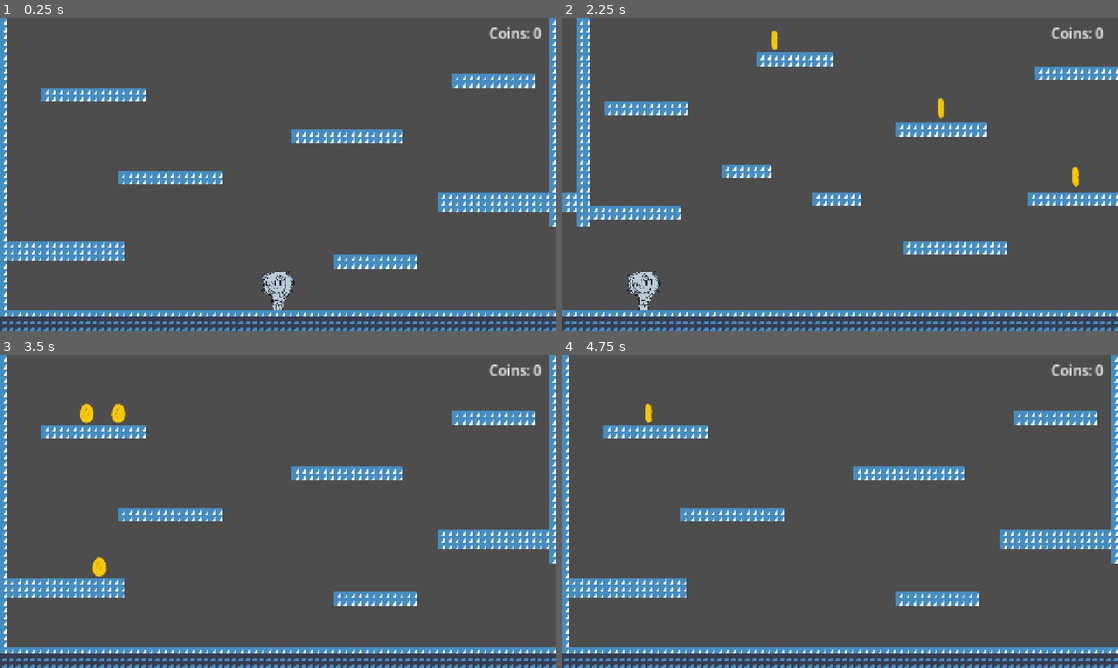
Above: before the commit, frames 1-4 (two rows, left to right).
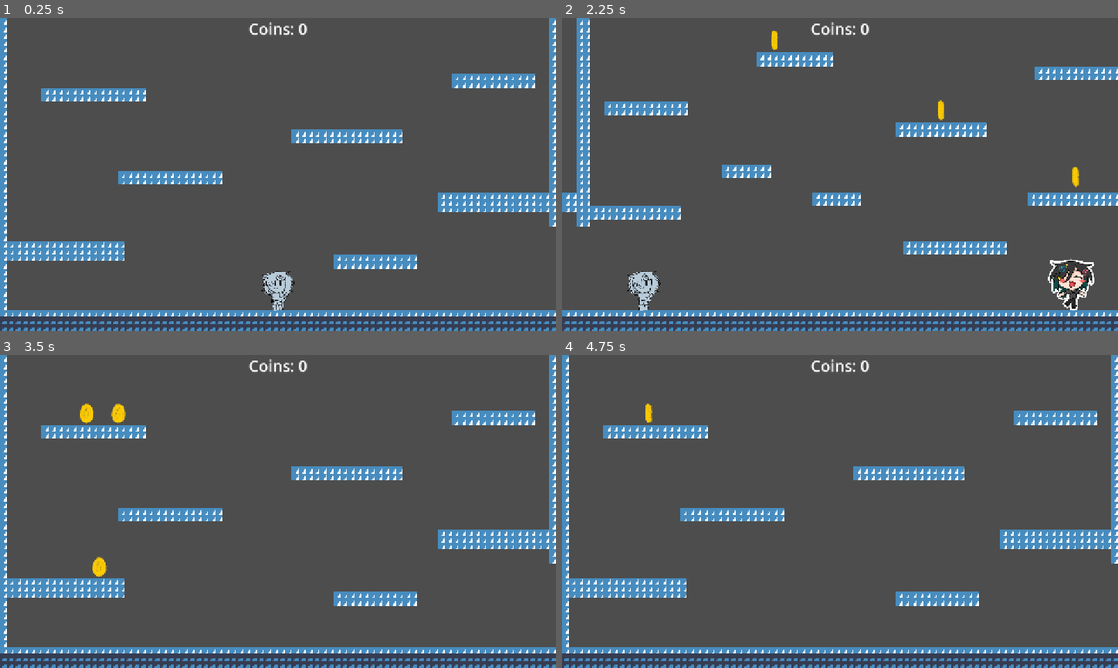
Above: after the commit, the same moments.

Repository: stkm106/coin-platformer_godot
Game: Godot game, scene res://scenes/main_game.tscn
Two runs of this game, one before a commit and one after it. Both use one fixed random seed, a clock stepped at 60 frames per second and the inputs below. The engine's default icon, where the game draws it, is replaced by a stand-in: a white triangle on a blue panel in a dark square. Sound files missing from this copy of the repository are replaced by a short silence.
Inputs:
- Up to frame 1 (0.25 s): no input
- Up to frame 2 (2.25 s): tap Enter at 0.5 s; hold D (right) 0.53-2.03 s; tap Space (jump) at 0.77, 1.52 s; hold A (left) from 2.03 s (still down)
- Up to frame 3 (3.5 s): release A (left) at 2.78 s; hold D (right) from 2.78 s (still down); tap Space (jump) at 3.02 s
- Up to frame 4 (4.75 s): tap Space (jump) at 3.77, 4.52 s; release D (right) at 4.28 s; hold A (left) from 4.28 s (still down)

The runs differ from the first frame. In frame 1, 0.4% of the frame differs, in the area x 44-98%, y 1-94%; in frame 2, 1.1%, in the area x 14-98%, y 1-94%; in frame 3, 0.4%; in frame 4, 0.4%.

Commit message:
add npc and alien (april)

Diff:
--- /dev/null
+++ b/scenes/april.tscn
@@ -0,0 +1,19 @@
+[gd_scene format=3 uid="uid://cdutyi0iolur8"]
+
+[ext_resource type="Script" uid="uid://cyqh3x3aishat" path="res://scripts/april.gd" id="1_jdfi7"]
+[ext_resource type="Texture2D" uid="uid://be72tm30xrgi6" path="res://assets/sticcu/april.png" id="2_x13fn"]
+
+[sub_resource type="CircleShape2D" id="CircleShape2D_hhk8r"]
+radius = 6.166667
+
+[node name="April" type="Area2D" unique_id=1676754658]
+script = ExtResource("1_jdfi7")
+
+[node name="AprilSprite" type="Sprite2D" parent="." unique_id=1193384430]
+position = Vector2(0, -3)
+scale = Vector2(0.16, 0.16)
+texture = ExtResource("2_x13fn")
+
+[node name="CollisionShape2D" type="CollisionShape2D" parent="." unique_id=938599231]
+scale = Vector2(6, 6)
+shape = SubResource("CircleShape2D_hhk8r")
--- a/scenes/game_map.tscn
+++ b/scenes/game_map.tscn
@@ -97,6 +97,7 @@
 [node name="CoinSpawn" type="Node2D" parent="Map1" unique_id=931691444]
 script = ExtResource("2_tyn2t")
 coin_scene = ExtResource("3_anrn8")
+bad_coin_chance = 0.0
 
 [node name="SpawnPoints" type="Node2D" parent="Map1/CoinSpawn" unique_id=1150469087]
 
@@ -160,7 +161,7 @@
 position = Vector2(1421, 161)
 
 [node name="MarkerMR" type="Marker2D" parent="Map2/CoinSpawn2/SpawnPoints" unique_id=839179669]
-position = Vector2(2105, 207)
+position = Vector2(2105, 212)
 
 [node name="MarkerBR" type="Marker2D" parent="Map2/CoinSpawn2/SpawnPoints" unique_id=555630642]
 position = Vector2(2415, 365)
--- a/scenes/hud.tscn
+++ b/scenes/hud.tscn
@@ -7,15 +7,13 @@
 
 [node name="CoinLabel" type="Label" parent="." unique_id=32014873]
 texture_filter = 6
-anchors_preset = 1
-anchor_left = 1.0
-anchor_right = 1.0
-offset_left = -154.0
-offset_top = 12.0
-offset_right = -93.0
-offset_bottom = 35.0
-grow_horizontal = 0
-scale = Vector2(2, 2)
+anchors_preset = 5
+anchor_left = 0.5
+anchor_right = 0.5
+offset_left = -67.5
+offset_right = 67.5
+offset_bottom = 50.0
+grow_horizontal = 2
+theme_override_font_sizes/font_size = 36
 text = "Coins: 0"
 horizontal_alignment = 1
-metadata/_edit_use_anchors_ = true
--- /dev/null
+++ b/scenes/lose_screen.tscn
@@ -0,0 +1,11 @@
+[gd_scene format=3 uid="uid://cngu1uviq3s4e"]
+
+[node name="LoseScreen" type="CanvasLayer" unique_id=967033115]
+
+[node name="ColorRect" type="ColorRect" parent="." unique_id=1419884971]
+anchors_preset = 15
+anchor_right = 1.0
+anchor_bottom = 1.0
+grow_horizontal = 2
+grow_vertical = 2
+color = Color(0, 0, 0.27058825, 0.27058825)
--- a/scenes/main_game.tscn
+++ b/scenes/main_game.tscn
@@ -3,12 +3,16 @@
 [ext_resource type="PackedScene" uid="uid://b0t0a4446p3ut" path="res://scenes/stick.tscn" id="1_s3esy"]
 [ext_resource type="PackedScene" uid="uid://cnwsc3tccuyy6" path="res://scenes/game_map.tscn" id="2_72e8q"]
 [ext_resource type="PackedScene" uid="uid://c5q0ascjelov1" path="res://scenes/hud.tscn" id="3_d2op2"]
+[ext_resource type="PackedScene" uid="uid://rhnwaejigicl" path="res://scenes/stmin.tscn" id="4_0rdsr"]
 
 [node name="MainGame" type="Node2D" unique_id=213790520]
-
-[node name="Stick" parent="." unique_id=511565429 instance=ExtResource("1_s3esy")]
-position = Vector2(640, 592)
 
 [node name="GameMap" parent="." unique_id=380982549 instance=ExtResource("2_72e8q")]
 
 [node name="HUD" parent="." unique_id=1702292031 instance=ExtResource("3_d2op2")]
+
+[node name="Stmin" parent="." unique_id=221615099 instance=ExtResource("4_0rdsr")]
+position = Vector2(2405, 608)
+
+[node name="Stick" parent="." unique_id=511565429 instance=ExtResource("1_s3esy")]
+position = Vector2(640, 580)
--- a/scenes/stick.tscn
+++ b/scenes/stick.tscn
@@ -38,7 +38,7 @@
 script = ExtResource("1_ld7er")
 metadata/_edit_group_ = true
 
-[node name="AnimatedSprite2D" type="AnimatedSprite2D" parent="." unique_id=134156208]
+[node name="StickSprite" type="AnimatedSprite2D" parent="." unique_id=134156208]
 scale = Vector2(0.4, 0.4)
 sprite_frames = SubResource("SpriteFrames_hhk8r")
 animation = &"left"
--- /dev/null
+++ b/scenes/stmin.tscn
@@ -0,0 +1,47 @@
+[gd_scene format=3 uid="uid://rhnwaejigicl"]
+
+[ext_resource type="Texture2D" uid="uid://dki4701vamyn4" path="res://assets/sticcu/placeholdernpc.png" id="1_qlxjv"]
+[ext_resource type="Script" uid="uid://xvhh4bif2gfh" path="res://scripts/stmin.gd" id="1_ydiof"]
+
+[sub_resource type="AtlasTexture" id="AtlasTexture_ydiof"]
+atlas = ExtResource("1_qlxjv")
+region = Rect2(0, 0, 768, 768)
+
+[sub_resource type="SpriteFrames" id="SpriteFrames_hhk8r"]
+animations = [{
+"frames": [{
+"duration": 1.0,
+"texture": SubResource("AtlasTexture_ydiof")
+}],
+"loop": 1,
+"name": &"idle",
+"speed": 5.0
+}]
+
+[sub_resource type="RectangleShape2D" id="RectangleShape2D_hhk8r"]
+size = Vector2(185, 131)
+
+[node name="Stmin" type="Area2D" unique_id=221615099]
+script = ExtResource("1_ydiof")
+
+[node name="StminSprite" type="AnimatedSprite2D" parent="." unique_id=1852048520]
+scale = Vector2(0.2, 0.2)
+sprite_frames = SubResource("SpriteFrames_hhk8r")
+animation = &"idle"
+
+[node name="CollisionShape2D" type="CollisionShape2D" parent="." unique_id=906824517]
+position = Vector2(0.5, 6.5)
+shape = SubResource("RectangleShape2D_hhk8r")
+
+[node name="RichTextLabel" type="RichTextLabel" parent="." unique_id=1056697686]
+offset_left = -129.0
+offset_top = -137.0
+offset_right = 132.0
+offset_bottom = -56.0
+theme_override_font_sizes/normal_font_size = 20
+text = "Ayyo come here!"
+horizontal_alignment = 1
+vertical_alignment = 1
+
+[connection signal="body_entered" from="." to="." method="_on_body_entered"]
+[connection signal="body_exited" from="." to="." method="_on_body_exited"]
--- /dev/null
+++ b/scripts/april.gd
@@ -0,0 +1,22 @@
+extends Area2D
+class_name April
+
+@export var fly_speed: float = 80.0
+var stick: Node2D = null
+
+func _ready() -> void:
+	body_entered.connect(_on_body_entered)
+	await get_tree().process_frame
+	stick = get_tree().get_first_node_in_group("stick")
+
+func _physics_process(delta: float) -> void:
+	if stick and is_instance_valid(stick):
+		# move straight to stick pos
+		global_position = global_position.move_toward(stick.global_position, fly_speed * delta)
+		rotation += 3.0 * delta # add spinning
+		print("tọa độ April: ", global_position)
+
+func _on_body_entered(body: Node2D) -> void:
+	if body is Stick:
+		GameManager.score = 0
+		get_tree().call_deferred("reload_current_scene") # for april to reload main_game
--- a/scripts/coin.gd
+++ b/scripts/coin.gd
@@ -35,10 +35,10 @@
 			GameManager.score += 1
 			coin_respawn.emit()
 
-			$CoinSprite.visible = false
-			$CollisionShape2D.set_deferred("disabled", true)
-			$AudioStreamPlayer2D.play()
-			await $AudioStreamPlayer2D.finished
+			coin_sprite.visible = false
+			collision.set_deferred("disabled", true)
+			sfx.play()
+			await sfx.finished
 			call_deferred("queue_free") # for gold coin to be collected
 		else:
 			GameManager.score = 0
--- a/scripts/game_manager.gd
+++ b/scripts/game_manager.gd
@@ -4,18 +4,30 @@
 signal april_2 # 50 coin
 signal april_3 # 70 coin
 signal game_won
+const april = preload("uid://cdutyi0iolur8") # scene id
 
 var score: int = 0:
 	set(value):
 		score = value
 		_check_score()
 
+func _ready() -> void:
+	april_1.connect(_spawn_april)
+	april_2.connect(_spawn_april)
+	april_3.connect(_spawn_april)
+
 func _check_score() -> void:
-	if score == 20:
+	if score == 5:
 		april_1.emit()
-	elif score == 50:
+	elif score == 10:
 		april_2.emit()
 	elif score == 70:
 		april_3.emit()
 	elif score == 106:
 		game_won.emit()
+
+func _spawn_april() -> void:
+	var april_instance = april.instantiate()
+	april_instance.global_position = Vector2(1950, 300) # spawn pos
+	get_tree().current_scene.call_deferred("add_child", april_instance) # call lil cuh
+	print("April xuất hiện")
--- a/scripts/stick.gd
+++ b/scripts/stick.gd
@@ -1,7 +1,7 @@
 extends CharacterBody2D
 class_name Stick
 
-@onready var sprite: AnimatedSprite2D = $AnimatedSprite2D
+@onready var stick_sprite: AnimatedSprite2D = $StickSprite
 const SPEED = 600.0
 const JUMP_VELOCITY = -906.0
 
@@ -25,6 +25,6 @@
 	move_and_slide()
 
 	if direction == 1.0:
-		sprite.play("right")
+		stick_sprite.play("right")
 	elif direction == -1.0:
-		sprite.play("left")
+		stick_sprite.play("left")
--- /dev/null
+++ b/scripts/stmin.gd
@@ -0,0 +1,29 @@
+extends Area2D
+class_name Stmin
+
+@onready var talk: RichTextLabel = $RichTextLabel
+
+func _ready() -> void:
+	talk.visible = false
+
+func _on_body_entered(body: Node2D) -> void:
+	if body is Stick:
+		talk.visible = true
+		_dialouge()
+
+func _on_body_exited(body: Node2D) -> void:
+	if body is Stick:
+		talk.visible = false
+
+func _dialouge():
+	var current_score = GameManager.score
+	if current_score < 20:
+		talk.text = "Hey, you're gonna have some fun when you get 20 coins."
+	elif current_score < 50:
+		talk.text = "Careful at 50 coins, it's not safe for sure."
+	elif current_score < 70:
+		talk.text = "Try getting 70 coins now, have fun surviving."
+	elif current_score < 106:
+		talk.text = "Keep going. 106 coins is winning."
+	else:
+		talk.text = "Congrats, that was great."
Binary file added: assets/sticcu/april.png
Not shown, added: assets/sticcu/april.png.import
Binary file added: assets/sticcu/placeholdernpc.png
Not shown, added: assets/sticcu/placeholdernpc.png.import
Not shown, added: scripts/april.gd.uid
Not shown, added: scripts/stmin.gd.uid
